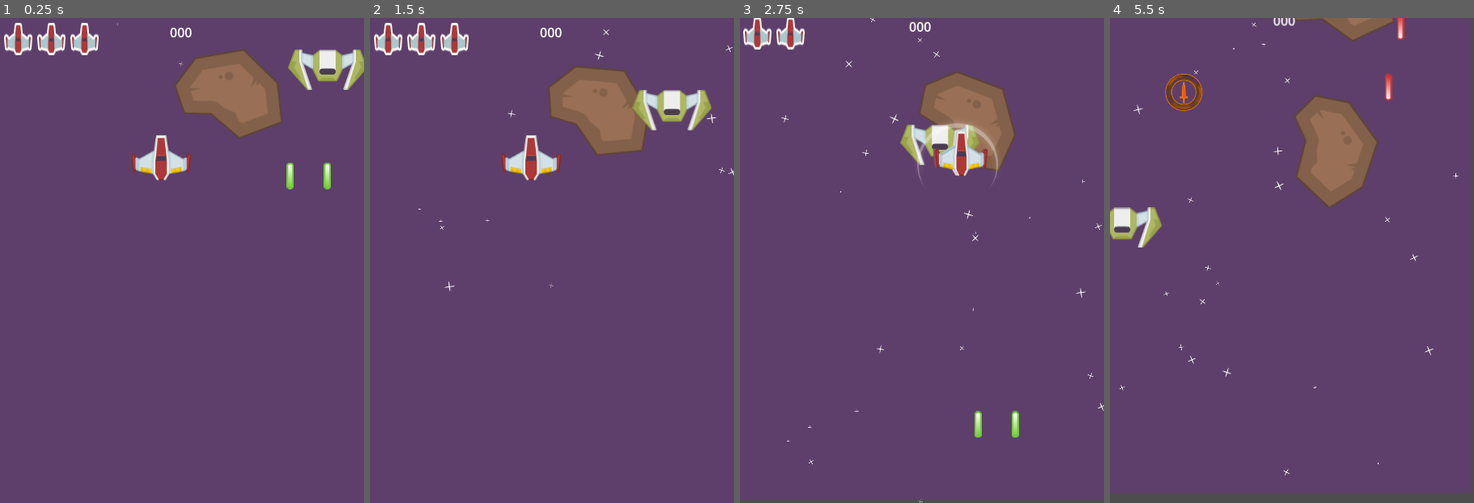
Above: before the commit, frames 1-4 (left to right).
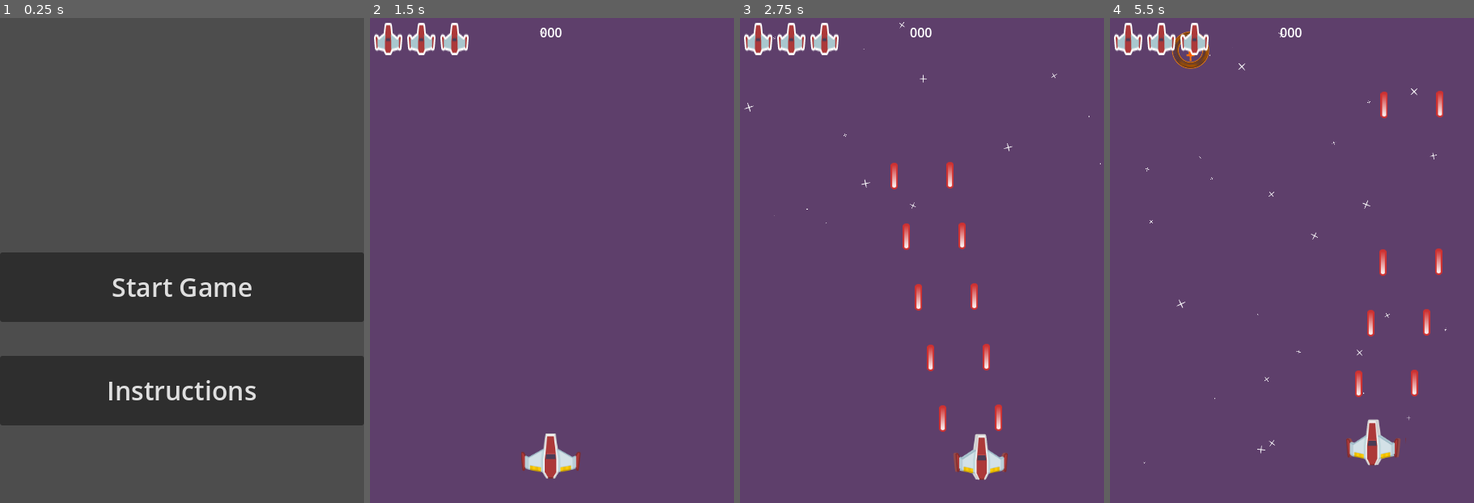
Above: after the commit, the same moments.

Repository: Turbash/space
Game: Godot game, scene res://HUD/start_screen.tscn
Same seed, same stepped clock (60 frames per second), same inputs: the game is played once before the commit and once after it. Before the commit the project starts from res://MainScenes/game_play.tscn.
Inputs (mouse positions are in pixels of both pictures, inside the frame that each line leads up to):
- Up to frame 1 (0.25 s): no input
- Up to frame 2 (1.5 s): click (552, 391) at 0.5 s, where only the run after the commit has a clickable "Instructions"; click (552, 289) at 1.25 s, where only the run after the commit has a clickable "Start Game"
- Up to frame 3 (2.75 s): tap Enter at 2 s; hold D (move_right) from 2.03 s (still down); hold Space (shoot) from 2.03 s (still down)
- Up to frame 4 (5.5 s): release D (move_right) at 2.78 s; release Space (shoot) at 2.78 s; hold S (move_down) 2.78-3.53 s; tap Space (shoot) at 2.85, 4.55 s; hold D (move_right) 3.53-4.28 s; hold Space (shoot) 3.53-4.28 s; tap Alt at 3.6 s; hold W (move_up) 4.28-5.03 s; tap Shift at 4.35 s; hold A (move_left) from 5.03 s (still down); hold Space (shoot) from 5.03 s (still down)

The runs differ from the first frame. In frame 1, 100% of the frame differs, in the area x 0-100%, y 0-100%; in frame 2, 6.3%; in frame 3, 8.7%; in frame 4, 12%.

Commit message:
Added LifePowerup and start screen instructions etc

Diff:
--- /dev/null
+++ b/HUD/instuctions.gd
@@ -0,0 +1,5 @@
+extends Control
+
+
+func _on_button_pressed() -> void:
+	get_tree().change_scene_to_file("res://HUD/start_screen.tscn")
--- /dev/null
+++ b/HUD/instuctions.tscn
@@ -0,0 +1,58 @@
+[gd_scene load_steps=2 format=3 uid="uid://b1lsu8tvdun0l"]
+
+[ext_resource type="Script" uid="uid://d0p4mp4dsehog" path="res://HUD/instuctions.gd" id="1_fio8j"]
+
+[node name="Instuctions" type="Control"]
+layout_mode = 3
+anchors_preset = 0
+offset_right = 450.0
+offset_bottom = 600.0
+script = ExtResource("1_fio8j")
+
+[node name="TextureRect" type="TextureRect" parent="."]
+layout_mode = 0
+offset_right = 450.0
+offset_bottom = 600.0
+
+[node name="KeyboardInstructions" type="Label" parent="."]
+layout_mode = 1
+anchors_preset = 14
+anchor_top = 0.5
+anchor_right = 1.0
+anchor_bottom = 0.5
+offset_top = -123.0
+offset_bottom = 25.0
+grow_horizontal = 2
+grow_vertical = 2
+theme_override_font_sizes/font_size = 20
+text = "Use w,a,s,d keys to control using keyboard.
+Press space bar to shoot."
+horizontal_alignment = 1
+vertical_alignment = 1
+
+[node name="MobileInstructions" type="Label" parent="."]
+layout_mode = 1
+anchors_preset = 12
+anchor_top = 1.0
+anchor_right = 1.0
+anchor_bottom = 1.0
+offset_top = -191.0
+offset_bottom = -60.0
+grow_horizontal = 2
+grow_vertical = 0
+theme_override_font_sizes/font_size = 20
+text = "Use Joystick on the left side to move around
+And press shoot button on the right to shoot."
+horizontal_alignment = 1
+vertical_alignment = 1
+
+[node name="Button" type="Button" parent="."]
+layout_mode = 1
+anchors_preset = 10
+anchor_right = 1.0
+offset_bottom = 88.0
+grow_horizontal = 2
+theme_override_font_sizes/font_size = 32
+text = "Main Menu"
+
+[connection signal="pressed" from="Button" to="." method="_on_button_pressed"]
--- /dev/null
+++ b/HUD/start_screen.gd
@@ -0,0 +1,11 @@
+extends Control
+
+
+
+func _on_start_game_pressed() -> void:
+	get_tree().change_scene_to_file("res://MainScenes/game_play.tscn")
+
+
+
+func _on_instructions_pressed() -> void:
+	pass
--- /dev/null
+++ b/HUD/start_screen.tscn
@@ -0,0 +1,44 @@
+[gd_scene load_steps=2 format=3 uid="uid://xuh7eluf21k"]
+
+[ext_resource type="Script" uid="uid://3j4ftybljosk" path="res://HUD/start_screen.gd" id="1_wxw2v"]
+
+[node name="StartScreen" type="Control"]
+layout_mode = 3
+anchors_preset = 0
+offset_right = 450.0
+offset_bottom = 600.0
+script = ExtResource("1_wxw2v")
+
+[node name="TextureRect" type="TextureRect" parent="."]
+layout_mode = 0
+offset_right = 450.0
+offset_bottom = 600.0
+
+[node name="StartGame" type="Button" parent="."]
+layout_mode = 1
+anchors_preset = 12
+anchor_top = 1.0
+anchor_right = 1.0
+anchor_bottom = 1.0
+offset_top = -310.0
+offset_bottom = -224.0
+grow_horizontal = 2
+grow_vertical = 0
+theme_override_font_sizes/font_size = 32
+text = "Start Game"
+
+[node name="Instructions" type="Button" parent="."]
+layout_mode = 1
+anchors_preset = 12
+anchor_top = 1.0
+anchor_right = 1.0
+anchor_bottom = 1.0
+offset_top = -182.0
+offset_bottom = -96.0
+grow_horizontal = 2
+grow_vertical = 0
+theme_override_font_sizes/font_size = 32
+text = "Instructions"
+
+[connection signal="pressed" from="StartGame" to="." method="_on_start_game_pressed"]
+[connection signal="pressed" from="Instructions" to="." method="_on_instructions_pressed"]
--- a/MainScenes/game_play.tscn
+++ b/MainScenes/game_play.tscn
@@ -1,11 +1,9 @@
-[gd_scene load_steps=9 format=3 uid="uid://buoeolvm6yalf"]
+[gd_scene load_steps=7 format=3 uid="uid://buoeolvm6yalf"]
 
 [ext_resource type="Texture2D" uid="uid://dalwspi1htjlp" path="res://textures/backgroundColor.png" id="1_c5uo5"]
 [ext_resource type="PackedScene" uid="uid://dj3sjxuq3rfk7" path="res://Player/player.tscn" id="1_i3rah"]
 [ext_resource type="Texture2D" uid="uid://dfo1ty8x1cdd3" path="res://textures/starBig.png" id="2_j7o10"]
-[ext_resource type="PackedScene" uid="uid://cbsournexoebr" path="res://Meteor/meteor.tscn" id="4_7d0xp"]
 [ext_resource type="PackedScene" uid="uid://c5uu1lrmdmi27" path="res://HUD/hud.tscn" id="5_r44uq"]
-[ext_resource type="PackedScene" uid="uid://bj3i3uginqv0g" path="res://Enemy/bouncer_enemy.tscn" id="6_oij4s"]
 [ext_resource type="PackedScene" uid="uid://ubbbcw712daj" path="res://Spawner/spawner.tscn" id="7_2jf2k"]
 [ext_resource type="Script" uid="uid://64q5vxh6kca1" path="res://camera/shakycamera.gd" id="8_5vonb"]
 
@@ -37,13 +35,7 @@
 offset_left = 3.0517574e-05
 
 [node name="Player" parent="." instance=ExtResource("1_i3rah")]
-position = Vector2(200, 174)
-
-[node name="Meteor" parent="." instance=ExtResource("4_7d0xp")]
-position = Vector2(283, 89)
-
-[node name="BouncerEnemy" parent="." instance=ExtResource("6_oij4s")]
-position = Vector2(380, 54)
+position = Vector2(224, 543)
 
 [node name="Spawner" parent="." instance=ExtResource("7_2jf2k")]
 position = Vector2(225, -18)
--- a/Player/player.gd
+++ b/Player/player.gd
@@ -15,6 +15,7 @@
 @export var rapid_fire_delay: float=0.08
 @export var life:int=3
 @export var invincibility_time=1.5
+@export var max_life: int = 6
 
 var vel:= Vector2(0,0)
 var fire_delay: float=normal_fire_delay
@@ -73,6 +74,10 @@
 		print("Player Died!")
 		queue_free()
 
+func incrementLife(amount: int):
+	if life<max_life:
+		life+=amount
+		Signals.emit_signal("on_player_life_changed",life)
 
 func _on_invincibility_timer_timeout() -> void:
 	shield_sprite.visible=false
--- /dev/null
+++ b/Powerups/life_increase_powerup.gd
@@ -0,0 +1,6 @@
+extends Powerup
+
+@export var lifeIncrement: int=2
+
+func applyPowerup(player: Player):
+	player.incrementLife(lifeIncrement)
--- /dev/null
+++ b/Powerups/life_increase_powerup.tscn
@@ -0,0 +1,11 @@
+[gd_scene load_steps=3 format=3 uid="uid://pmcrnbyyg41q"]
+
+[ext_resource type="PackedScene" uid="uid://bblgv8mvcrwcw" path="res://Powerups/powerup.tscn" id="1_3jeg3"]
+[ext_resource type="Script" uid="uid://orp6wttvw40f" path="res://Powerups/life_increase_powerup.gd" id="2_8krjd"]
+
+[node name="LifeIncreasePowerup" instance=ExtResource("1_3jeg3")]
+script = ExtResource("2_8krjd")
+lifeIncrement = 2
+
+[node name="Sprite2D" parent="." index="0"]
+region_rect = Rect2(26.935593, 0, 196.18947, 196)
--- a/Spawner/spawner.gd
+++ b/Spawner/spawner.gd
@@ -10,7 +10,8 @@
 
 var preloadPowerups:=[
 	preload("res://Powerups/shield_powerup.tscn"),
-	preload("res://Powerups/rapid_fire_powerup.tscn")
+	preload("res://Powerups/rapid_fire_powerup.tscn"),
+	preload("res://Powerups/life_increase_powerup.tscn")
 ]
 
 var plMeteor:=preload("res://Meteor/meteor.tscn")
@@ -22,7 +23,7 @@
 
 @export var minPowerupSpawnTime:=3.0
 
-@export var maxPowerupSpawnTime:=3
+@export var maxPowerupSpawnTime:=20.0
 
 func _ready() -> void:
 	randomize()
--- a/project.godot
+++ b/project.godot
@@ -11,7 +11,7 @@
 [application]
 
 config/name="Space"
-run/main_scene="uid://buoeolvm6yalf"
+run/main_scene="uid://xuh7eluf21k"
 config/features=PackedStringArray("4.5", "Forward Plus")
 config/icon="res://icon.svg"
 
Not shown, added: HUD/instuctions.gd.uid
Not shown, added: HUD/start_screen.gd.uid
Not shown, added: Powerups/life_increase_powerup.gd.uid
